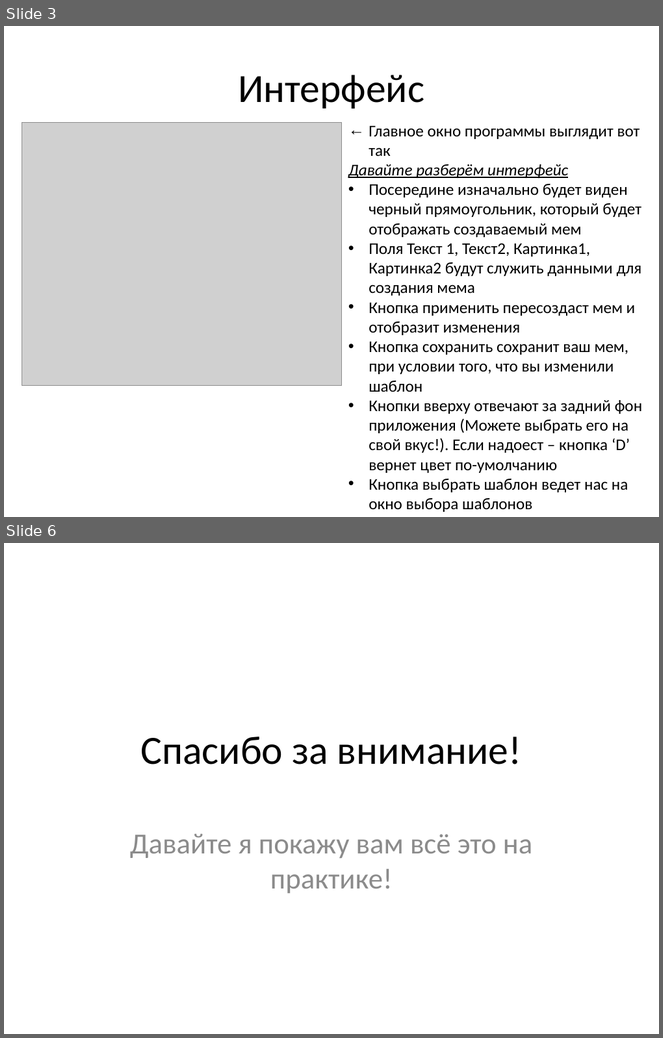
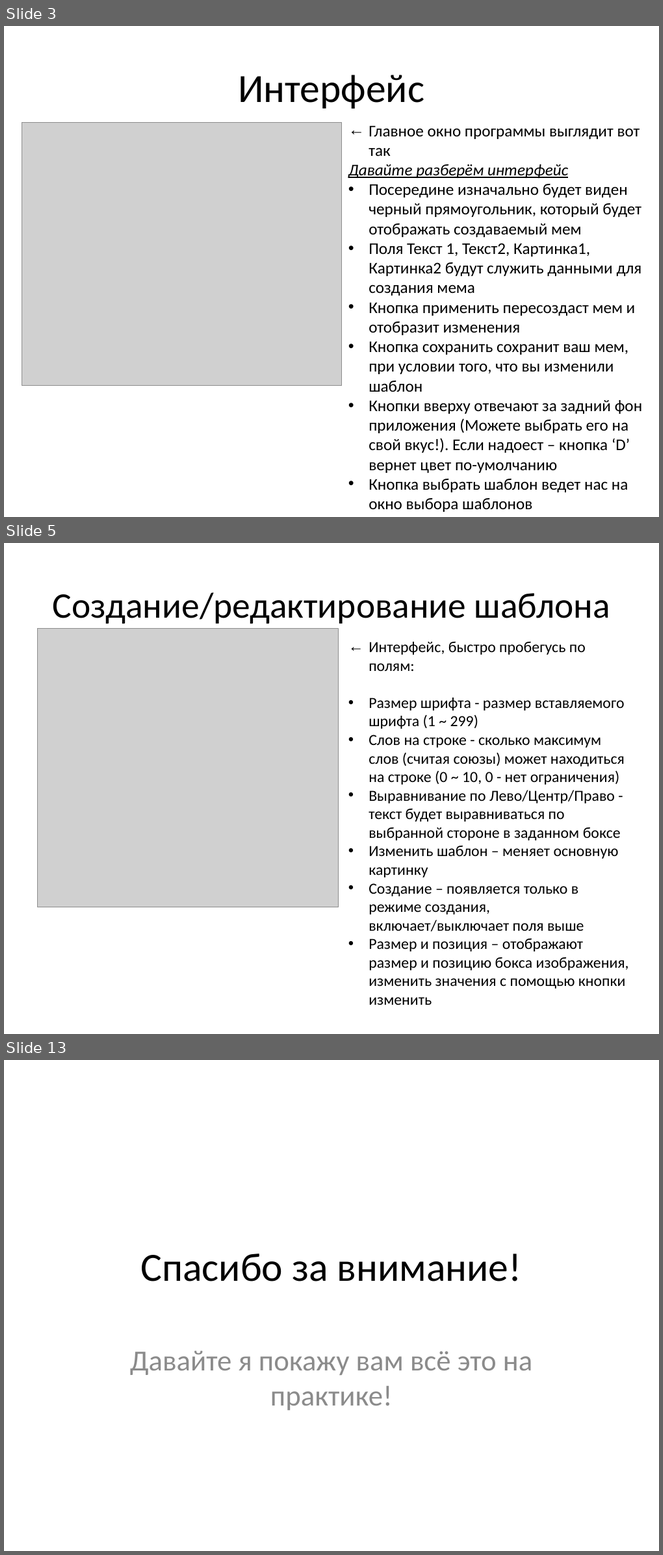
Before and after one commit to nelttjen/PyQT_project, a slide deck: PyQT_present.pptx. Shown one above the other, each under a label of ours: slides 3 and 6 before the commit, slides 3, 5 and 13 after it; the slides between them are not shown. The pictures are 663x1038 and 663x1555 pixels, drawn with LibreOffice and Linux fonts; fonts in the diff are those of the drawing; grey boxes stand for pictures. Boxes give left, top, right and bottom in pixels: in the first picture for what was removed or moved away, otherwise in the second. Text is boxed around its words. In the diff, an @@ line names an element or a change of style, - is before the commit and + after.

```diff
--- a/PyQT_present.pptx
+++ b/PyQT_present.pptx
@@ slide 5 added at [4,543,659,1034], background #FFFFFF @@
@@ title added at [53,592,610,624], 39.6 pt, text #000000 @@
+Создание/редактирование шаблона
@@ picture added at [37,629,338,907] @@
@@ text added at [369,642,629,1005], 17 pt, text #000000 @@
+← Интерфейс, быстро пробегусь по полям:
+• Размер шрифта - размер вставляемого шрифта (1 ~ 299)
+• Слов на строке - сколько максимум слов (считая союзы) может находиться на строке (0 ~ 10, 0 - нет ограничения)
+• Выравнивание по Лево/Центр/Право - текст будет выравниваться по выбранной стороне в заданном боксе
+• Изменить шаблон – меняет основную картинку
+• Создание – появляется только в режиме создания, включает/выключает поля выше
+• Размер и позиция – отображают размер и позицию бокса изображения, изменить значения с помощью кнопки изменить
@@ what was slide 6 is now slide 13 @@
```
Also in this commit, not shown: 3 slides changed, 6 other slides added, 5 other files.
